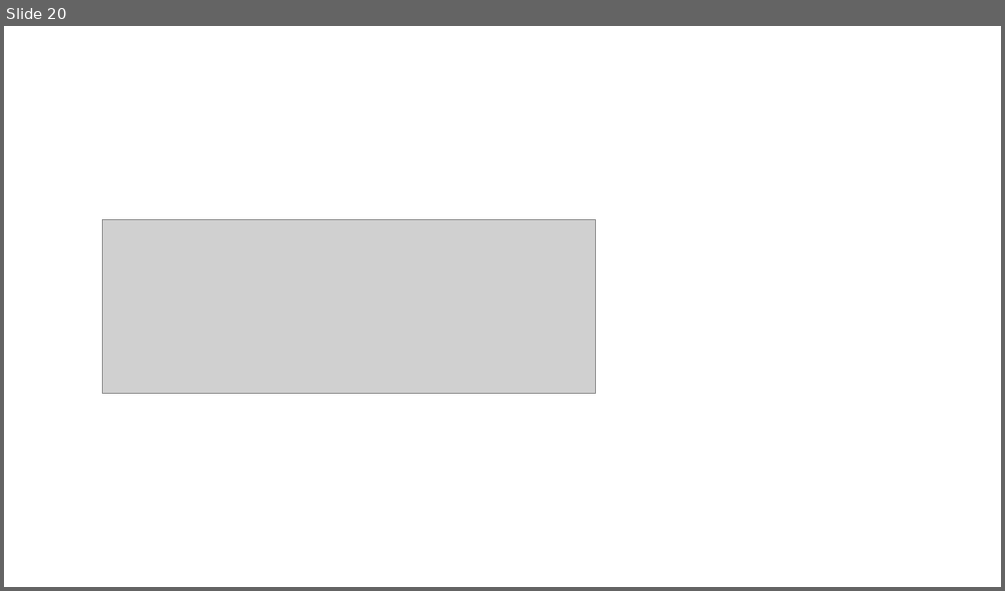
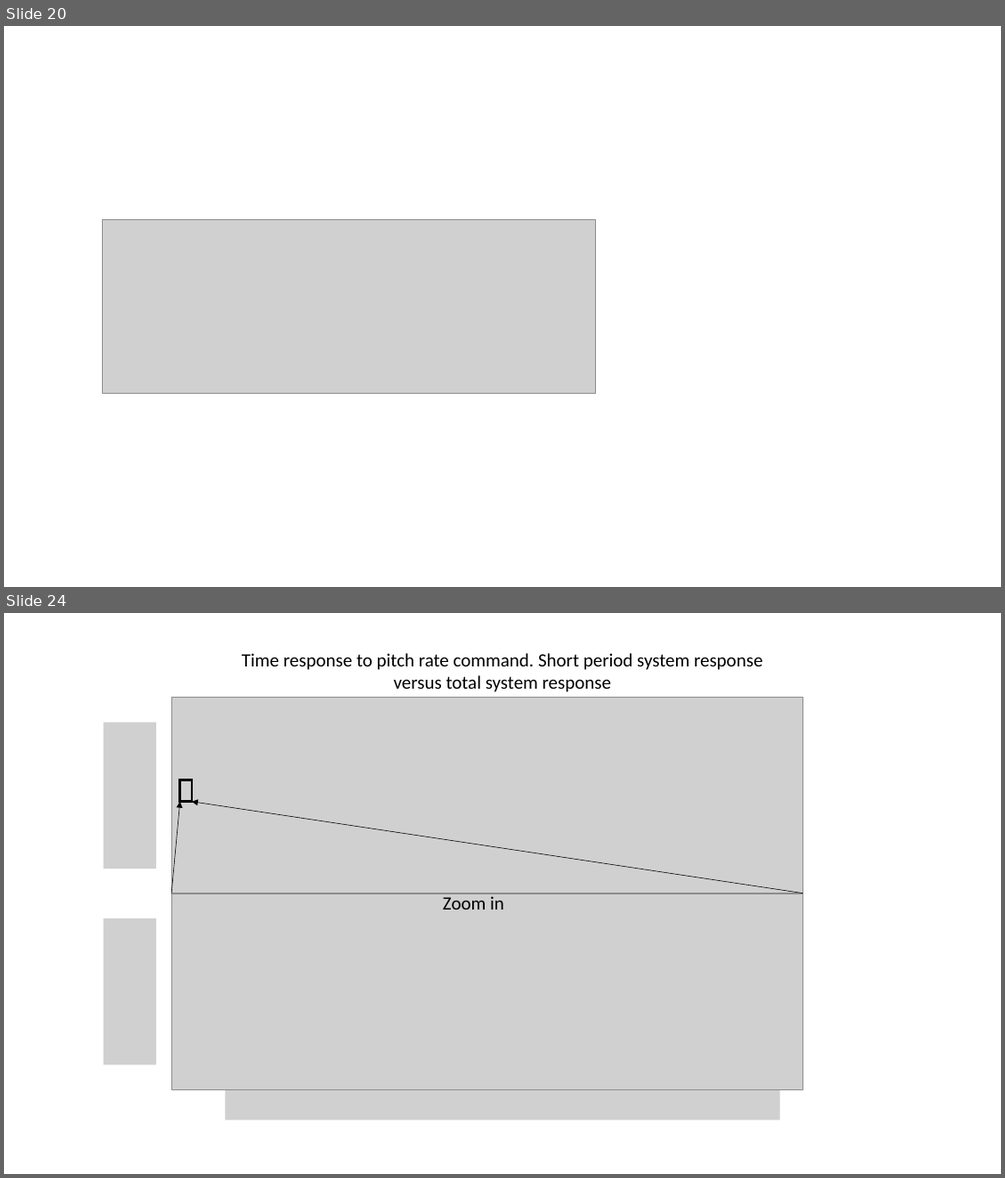
Before and after one commit to KantouniasA/flightDynamics, a slide deck: TechnicalReport/Figures.pptx. Shown one above the other, each under a label of ours: slide 20 before the commit, slides 20 and 24 after it; the slides between them are not shown. The pictures are 1005x591 and 1005x1178 pixels, drawn with LibreOffice and Linux fonts; fonts in the diff are those of the drawing; grey boxes stand for pictures. Boxes give left, top, right and bottom in pixels: in the first picture for what was removed or moved away, otherwise in the second. Text is boxed around its words. In the diff, an @@ line names an element or a change of style, - is before the commit and + after.

```diff
--- a/TechnicalReport/Figures.pptx
+++ b/TechnicalReport/Figures.pptx
@@ slide 24 added at <box>4,613,1001,1174</box>, background #FFFFFF @@
@@ text added at <box>242,653,762,692</box>, 18 pt, text #000000 @@
+Time response to pitch rate command. Short period system response versus total system response
@@ picture added at <box>171,698,803,893</box> @@
@@ picture added at <box>103,722,156,868</box> @@
@@ rectangle added at <box>179,779,192,802</box>, outline #000000 2.25 pt @@
@@ arrow added from (171, 893) to (179, 802), #000000 0.5 pt @@
@@ arrow added from (802, 893) to (192, 802), #000000 0.5 pt @@
@@ picture added at <box>171,893,803,1089</box> @@
@@ text added at <box>443,896,504,909</box>, 18 pt, text #000000 @@
+Zoom in
@@ picture added at <box>103,918,156,1065</box> @@
@@ picture added at <box>226,1089,780,1119</box> @@
```
Also in this commit, not shown: 4 other slides added, 15 other files.
